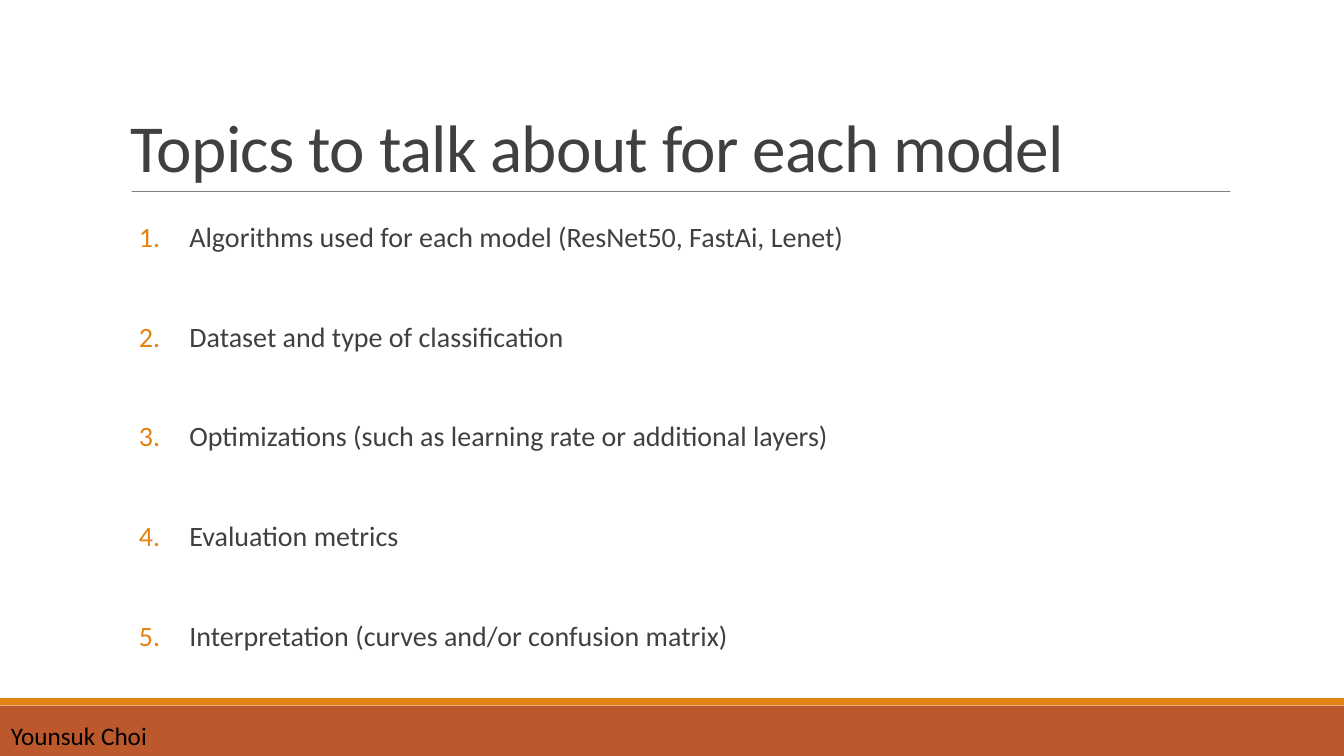
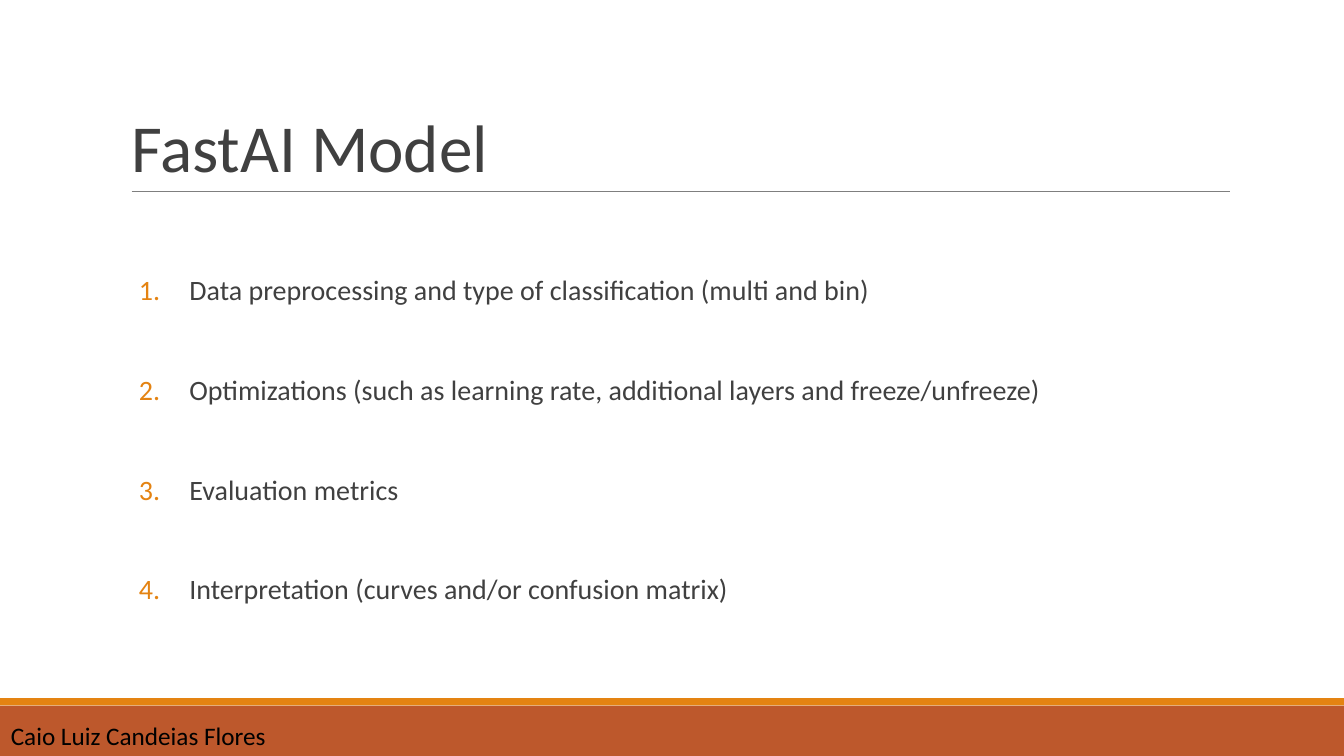
Before and after one commit to yoonsukwkd96/Autonomous_Systems_B_Lab_Group_A, a slide deck: slide 13 of final_presentation_groupA.pptx (slide 15 before the commit). Drawn at 1344x756 pixels with LibreOffice and Linux fonts; fonts in the diff are those of the drawing. Boxes give left, top, right and bottom in pixels: in the first picture for what was removed or moved away, otherwise in the second. Text is boxed around its words. In the diff, an @@ line names an element or a change of style, - is before the commit and + after.

```diff
--- a/final_presentation_groupA.pptx
+++ b/final_presentation_groupA.pptx
@@ text at <box>131,125,488,173</box>: text changed @@
-Topics to talk about for each model
+FastAI Model
@@ text at <box>189,279,1040,405</box>: text changed @@
-1. Algorithms used for each model (ResNet50, FastAi, Lenet)
-2. Dataset and type of classification
-3. Optimizations (such as learning rate or additional layers)
+1. Data preprocessing and type of classification (multi and bin)
+2. Optimizations (such as learning rate, additional layers and freeze/unfreeze)
@@ text removed at <box>11,727,147,745</box> @@
-Younsuk Choi
@@ text added at <box>11,727,265,745</box>, 18 pt, text #000000 @@
+Caio Luiz Candeias Flores
```
Also in this commit, not shown: 12 other slides changed, 7 slides added, 11 slides removed, 2 other files.
